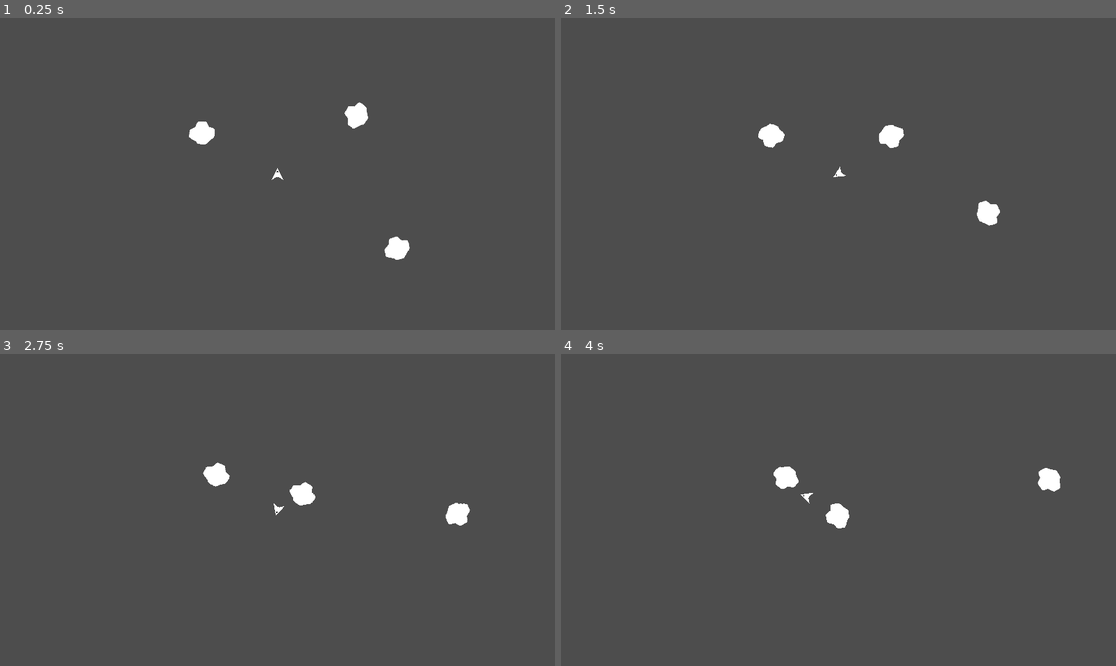
Above: before the commit, frames 1-4 (two rows, left to right).
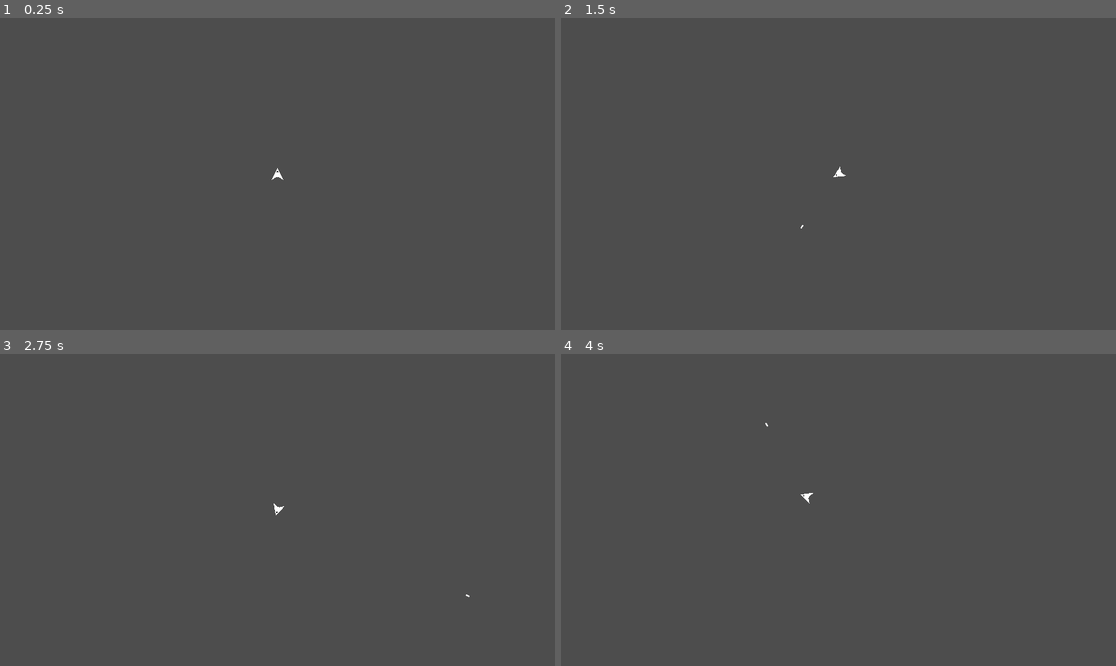
Above: after the commit, the same moments.

Repository: JustinRyanH/1bit_space
Game: Godot game, scene res://scenes/demo.tscn
Two runs of this game, one before a commit and one after it. Both use one fixed random seed, a clock stepped at 60 frames per second and the inputs below.
Inputs (mouse positions are in pixels of both pictures, inside the frame that each line leads up to):
- Up to frame 1 (0.25 s): no input
- Up to frame 2 (1.5 s): tap Enter at 0.5 s; move the mouse to (966, 239) at 0.52 s; hold D (Rotate Right) 0.53-1.28 s; tap Space (Fire) at 0.6, 1.35 s; click (966, 239) at 0.67 s; move the mouse to (771, 136) at 1.27 s; hold A (Rotate Left) from 1.28 s (still down); click (771, 136) at 1.42 s
- Up to frame 3 (2.75 s): move the mouse to (316, 481) at 2.02 s; release A (Rotate Left) at 2.03 s; press the mouse at (316, 481) at 2.03 s; hold D (Rotate Right) from 2.03 s (still down); tap Space (Fire) at 2.3 s
- Up to frame 4 (4 s): move the mouse to (810, 572) at 2.77 s; release D (Rotate Right) at 2.78 s; release the mouse at (810, 572) at 2.78 s; hold W (Accelerate) 2.78-3.53 s; tap Enter at 2.85 s; click (810, 572) at 2.92 s; tap Space (Fire) at 3.05, 3.8 s; move the mouse to (1005, 556) at 3.52 s; hold A (Rotate Left) from 3.53 s (still down); tap F at 3.6 s

The runs differ from the first frame. In frame 1, 0.7% of the frame differs, in the area x 34-74%, y 26-78%; in frame 2, 0.7%, in the area x 35-80%, y 33-68%; in frame 3, 0.7%; in frame 4, 0.7%.

Commit message:
feat: Projectile spawns with explosion, don't match speed of sihp

Diff:
--- a/scenes/demo.tscn
+++ b/scenes/demo.tscn
@@ -27,15 +27,6 @@
 asteroid_spawn_bus = ExtResource("4_68duc")
 spawn_scene = ExtResource("3_106lf")
 
-[node name="LargeAsteroid" parent="AsteroidManager" instance=ExtResource("3_106lf")]
-position = Vector2(474, 335)
-
-[node name="LargeAsteroid2" parent="AsteroidManager" instance=ExtResource("3_106lf")]
-position = Vector2(-317, -173)
-
-[node name="LargeAsteroid3" parent="AsteroidManager" instance=ExtResource("3_106lf")]
-position = Vector2(349, -262)
-
 [node name="ShipManager" type="Node2D" parent="."]
 
 [node name="Ship" parent="ShipManager" instance=ExtResource("6_ig8hl")]
--- a/scenes/projectiles/projectile.gd
+++ b/scenes/projectiles/projectile.gd
@@ -5,15 +5,13 @@
 @export var projectile_stats: ProjectileStates
 @export var velocity: Vector2 = Vector2.ZERO
 
+@export var timed_death_particles: PackedScene
+
 @onready var hitbox := $Hitbox as Hitbox
 @onready var hurtbox := $Hurtbox as Hurtbox
 
 var ignore_targets := []
 var should_ignore_targets: bool = true
-
-func _init() -> void:
-	vfx_bus = VfxBus.new()
-	projectile_stats = ProjectileStates.new()
 
 func _ready() -> void:
 	hitbox.damage = projectile_stats.damage
@@ -33,6 +31,10 @@
 	queue_free()
 
 func _on_projectile_life_timer_timeout() -> void:
+	var death_vfx := timed_death_particles.instantiate() as GPUParticles2D
+	if death_vfx:
+		death_vfx.global_position = global_position
+		vfx_bus.spawn_particle_gpu.emit(death_vfx)
 	queue_free()
 
 func _on_ignore_timer_timeout() -> void:
--- a/scenes/projectiles/simple_projectile.tscn
+++ b/scenes/projectiles/simple_projectile.tscn
@@ -1,14 +1,15 @@
-[gd_scene load_steps=10 format=3 uid="uid://dgfmnioihpgfe"]
+[gd_scene load_steps=11 format=3 uid="uid://dgfmnioihpgfe"]
 
 [ext_resource type="PackedScene" uid="uid://bykf5c1hextgk" path="res://scenes/projectiles/base_projectile.tscn" id="1_yjgrx"]
 [ext_resource type="Resource" uid="uid://c4ow5hitd1jhk" path="res://resources/main_vfx_bus.tres" id="2_ctwbc"]
 [ext_resource type="Script" path="res://scenes/projectiles/projectile_stats.gd" id="2_yma2x"]
 [ext_resource type="Texture2D" uid="uid://c078hhpp60me4" path="res://assets/bullet.png" id="3_gbxmr"]
+[ext_resource type="PackedScene" uid="uid://ca0tf0qqr08gq" path="res://vfx/all_direction_explosion.tscn" id="4_jrmuf"]
 
-[sub_resource type="Resource" id="Resource_72rg1"]
+[sub_resource type="Resource" id="Resource_mgtx2"]
 script = ExtResource("2_yma2x")
-speed = 800.0
-damage = 10
+speed = 2000.0
+damage = 1
 
 [sub_resource type="CircleShape2D" id="CircleShape2D_4ukf2"]
 radius = 4.0
@@ -30,10 +31,10 @@
 
 [node name="Projectile" instance=ExtResource("1_yjgrx")]
 vfx_bus = ExtResource("2_ctwbc")
-projectile_stats = SubResource("Resource_72rg1")
+projectile_stats = SubResource("Resource_mgtx2")
+timed_death_particles = ExtResource("4_jrmuf")
 
 [node name="Sprite2D" parent="." index="0"]
-visible = false
 texture = ExtResource("3_gbxmr")
 
 [node name="CollisionShape2D" type="CollisionShape2D" parent="Hitbox" index="0"]
@@ -45,7 +46,7 @@
 shape = SubResource("CapsuleShape2D_3ca77")
 
 [node name="ProjectileLifeTimer" parent="." index="3"]
-wait_time = 1.25
+wait_time = 0.5
 one_shot = true
 autostart = true
 
--- a/scenes/ship/ship.gd
+++ b/scenes/ship/ship.gd
@@ -13,7 +13,7 @@
 var foward_throttle: float = 0.0
 var throttle_rotation: float = 0.0
 
-func _process(delta: float) -> void:
+func _process(_delta: float) -> void:
 	throttle_rotation = Input.get_axis("Rotate Left", "Rotate Right")
 	foward_throttle = Input.get_action_strength("Accelerate")
 	if Input.is_action_just_pressed("Fire"):
@@ -42,7 +42,7 @@
 	if not new_projectile:
 		printerr("New scene is not a Projecitle")
 		return
-	new_projectile.setup(self.linear_velocity, Vector2.UP.rotated(rotation))
+	new_projectile.setup(Vector2.ZERO, Vector2.UP.rotated(rotation))
 	new_projectile.global_position = gun_position.global_position
 	new_projectile.global_rotation = gun_position.global_rotation
 	new_projectile.add_ignore_targets(self)
--- a/scenes/ship/triangle_ship.tscn
+++ b/scenes/ship/triangle_ship.tscn
@@ -5,6 +5,7 @@
 [ext_resource type="PackedScene" uid="uid://dgfmnioihpgfe" path="res://scenes/projectiles/simple_projectile.tscn" id="2_tyf2d"]
 
 [node name="Ship" instance=ExtResource("1_m8s60")]
+max_speed = 1500.0
 projectile = ExtResource("2_tyf2d")
 
 [node name="Sprite2D" parent="." index="1"]
--- a/vfx/all_direction_explosion.tscn
+++ b/vfx/all_direction_explosion.tscn
@@ -21,13 +21,14 @@
 particle_flag_disable_z = true
 direction = Vector3(2.08165e-12, 2.08165e-12, 2.08165e-12)
 spread = 180.0
-initial_velocity_min = 100.0
-initial_velocity_max = 200.0
+initial_velocity_min = 200.0
+initial_velocity_max = 300.0
 gravity = Vector3(2.08165e-12, 2.08165e-12, 2.08165e-12)
 damping_min = 10.0
 damping_max = 10.0
 damping_curve = SubResource("CurveTexture_pc6t0")
-scale_max = 2.0
+scale_min = 6.0
+scale_max = 8.0
 scale_curve = SubResource("CurveTexture_e6eem")
 
 [node name="AllDirectionExplosion" type="GPUParticles2D"]
--- a/vfx/global_vfx_manager.gd
+++ b/vfx/global_vfx_manager.gd
@@ -1,3 +1,11 @@
 extends Node2D
 
 @export var vfx_bus: VfxBus
+
+func _ready() -> void:
+    vfx_bus.spawn_particle_gpu.connect(spawn_gpu_particle)
+
+func spawn_gpu_particle(node: GPUParticles2D) -> void:
+    if not node: return
+    node.emitting = true
+    add_child(node)
